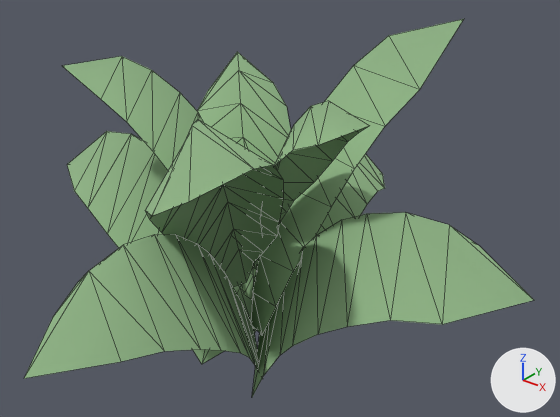
A saved change to the glTF model frontend/public/models/archingshrub_1.glb.
Camera for both pictures: a camera (50 mm lens) standing at (2.34, -2.68, 2.48) and looking at (0.15, 0.06, 0.78). Every picture has the same lights, and +X, +Y and +Z are marked at lower right. The older version comes first. Mesh edges are drawn as thin lines. Vertices at exactly the same position are counted once.

Objects in the first picture: 'Fern_1'.
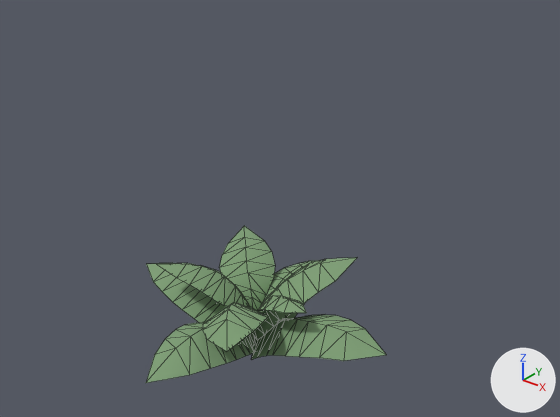
Scene script edits in JSON lines:
```json
{"op": "set", "path": "mat_leaves.base_color", "old": "(0.28, 0.46, 0.24)", "new": "(0.21, 0.345, 0.18)", "note": "greyish green #90b586 -> greyish green #7e9f76"}
{"block": "me_fern_1_mesh", "where": "# used by ob_fern_1; location = (0.0, 0.0, 0.0)"}
{"op": "remove", "block": "me_fern_1_mesh", "code": "me_fern_1_mesh.from_pydata(...)  # 234 vertices, 288 faces; spans x -1.4..1.46, y -1.39..1.29, z -0.17..1.69"}
{"op": "add", "block": "me_fern_1_mesh", "code": "me_fern_1_mesh.from_pydata(...)  # 234 vertices, 288 faces; spans x -0.78..0.82, y -0.78..0.72, z -0.04..0.43"}
{"block": "me_fern_1_mesh", "change": "me_fern_1_mesh part 1: the loose piece of 26 vertices spanning x -0.83..-0.01, y -0.42..0.12, z 0.37..1.5 is scaled about the mesh origin by (0.56, 0.56, 0.256)"}
{"block": "me_fern_1_mesh", "change": "me_fern_1_mesh part 2: the loose piece of 26 vertices spanning x -0.3..0.31, y 0.04..1.29, z -0.11..0.88 is scaled about the mesh origin by (0.56, 0.56, 0.256)"}
{"block": "me_fern_1_mesh", "change": "me_fern_1_mesh part 3: the loose piece of 26 vertices spanning x 0.05..1.46, y -0.32..0.36, z -0.17..1.0 is scaled about the mesh origin by (0.56, 0.56, 0.256)"}
{"block": "me_fern_1_mesh", "change": "me_fern_1_mesh part 4: the loose piece of 26 vertices spanning x -0.32..0.34, y -1.39..0.02, z -0.14..0.9 is scaled about the mesh origin by (0.56, 0.56, 0.256)"}
{"block": "me_fern_1_mesh", "change": "me_fern_1_mesh part 5: the loose piece of 26 vertices spanning x -1.4..0.02, y -0.36..0.32, z -0.12..0.98 is scaled about the mesh origin by (0.56, 0.56, 0.256)"}
{"block": "me_fern_1_mesh", "change": "me_fern_1_mesh part 6: the loose piece of 26 vertices spanning x -0.03..0.72, y -0.14..0.73, z 0.08..1.69 is scaled about the mesh origin by (0.56, 0.56, 0.256)"}
{"block": "me_fern_1_mesh", "change": "me_fern_1_mesh part 7: the loose piece of 26 vertices spanning x -0.16..0.61, y -1.0..0.03, z 0.25..1.48 is scaled about the mesh origin by (0.56, 0.56, 0.256)"}
{"block": "me_fern_1_mesh", "change": "me_fern_1_mesh part 8: the loose piece of 26 vertices spanning x 0.11..0.81, y -0.26..0.07, z 0.64..1.48 is scaled about the mesh origin by (0.56, 0.56, 0.256)"}
{"block": "me_fern_1_mesh", "change": "me_fern_1_mesh part 9: the loose piece of 26 vertices spanning x -0.82..-0.02, y 0.04..0.85, z 0.15..1.35 is scaled about the mesh origin by (0.56, 0.56, 0.256)"}
```

Where the change shows, as pixel boxes [x1, y1, x2, y2] in the pictures (560 x 417 px; the box of a moved part takes in the faces that stretch with it):
```json
{"object": "Fern_1", "change": "recoloured, reshaped", "before": [24, 19, 534, 397], "after": [146, 226, 386, 383], "on screen": "53% narrower, 58% shorter"}
{"part": 1, "of": "me_fern_1_mesh", "change": "moved or reshaped", "before": [63, 56, 255, 268], "after": [157, 263, 251, 308]}
{"part": 2, "of": "me_fern_1_mesh", "change": "moved or reshaped", "before": [315, 154, 385, 236], "after": [262, 260, 320, 320]}
{"part": 3, "of": "me_fern_1_mesh", "change": "moved or reshaped", "before": [252, 212, 534, 397], "after": [251, 315, 386, 361]}
{"part": 4, "of": "me_fern_1_mesh", "change": "moved or reshaped", "before": [24, 234, 258, 378], "after": [146, 322, 255, 383]}
{"part": 5, "of": "me_fern_1_mesh", "change": "moved or reshaped", "before": [67, 131, 256, 364], "after": [146, 263, 227, 322]}
{"part": 6, "of": "me_fern_1_mesh", "change": "moved or reshaped", "before": [251, 19, 464, 336], "after": [252, 258, 357, 340]}
{"part": 7, "of": "me_fern_1_mesh", "change": "moved or reshaped", "before": [145, 120, 283, 287], "after": [203, 302, 268, 352]}
{"part": 8, "of": "me_fern_1_mesh", "change": "moved or reshaped", "before": [260, 101, 370, 228], "after": [257, 296, 306, 313]}
{"part": 9, "of": "me_fern_1_mesh", "change": "moved or reshaped", "before": [197, 52, 291, 300], "after": [220, 226, 275, 311]}
```
